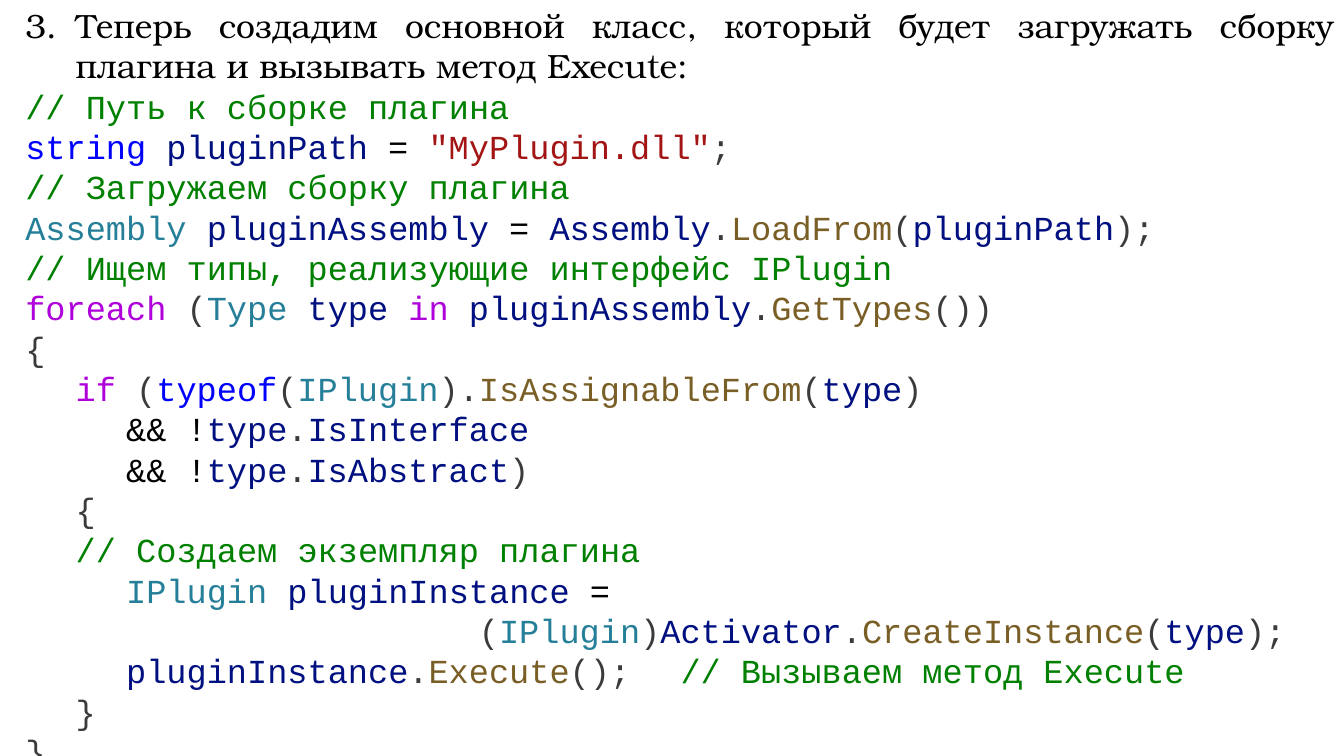
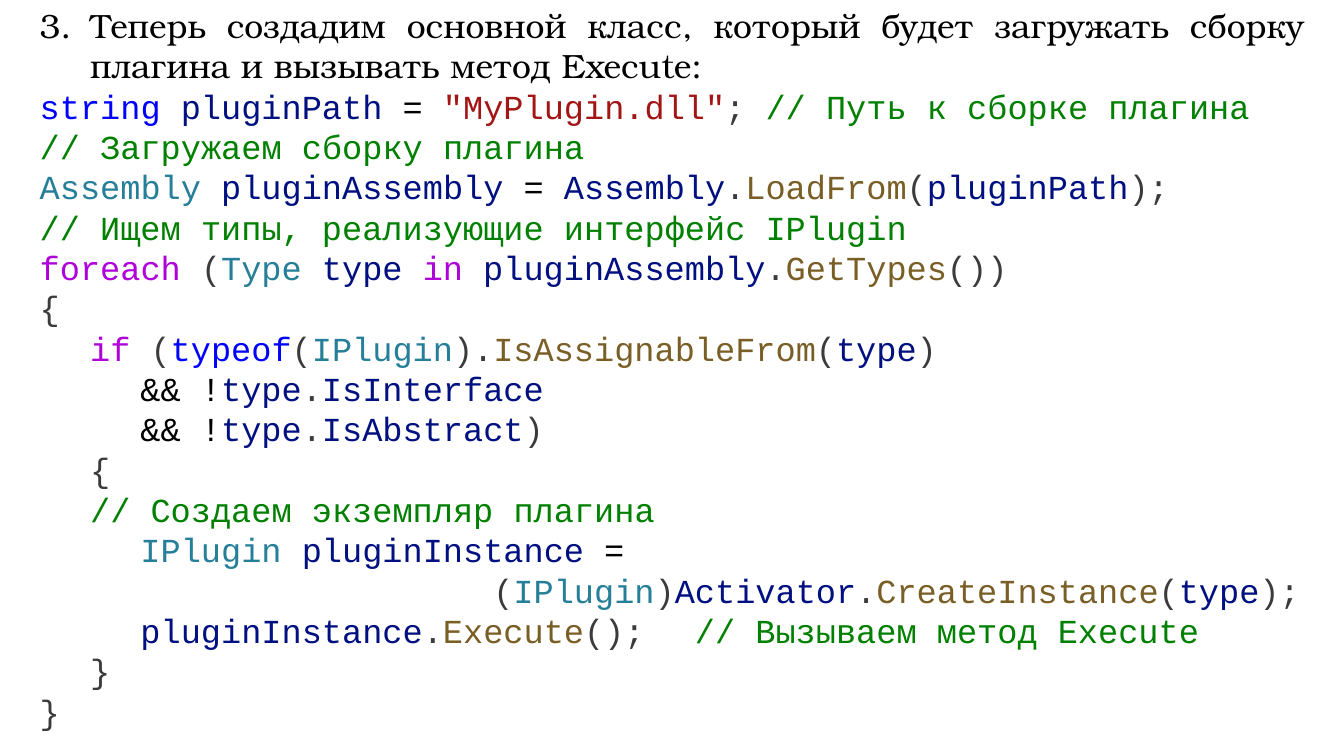
Before and after one commit to DaniilKlyukin/OOP-4, a slide deck: slide 27 of Лекции/ООП 1 лек 1.pptx. Drawn at 1344x756 pixels with LibreOffice and Linux fonts; fonts in the diff are those of the drawing. Boxes give left, top, right and bottom in pixels: in the first picture for what was removed or moved away, otherwise in the second. Text is boxed around its words. In the diff, an @@ line names an element or a change of style, - is before the commit and + after.

```diff
--- a/Лекции/ООП 1 лек 1.pptx
+++ b/Лекции/ООП 1 лек 1.pptx
@@ text "Теперь создадим основной класс, который ...": place and size @@
-text "Теперь создадим основной класс, который ..." at box(25, 13, 1334, 690)
+text "Теперь создадим основной класс, который ..." at box(40, 13, 1304, 650)
@@ text at box(40, 94, 1249, 126): text changed @@
-// Путь к сборке плагина
-string pluginPath = "MyPlugin.dll";
+string pluginPath = "MyPlugin.dll"; // Путь к сборке плагина
```
Also in this commit, not shown: 25 other slides changed, 1 other file.
